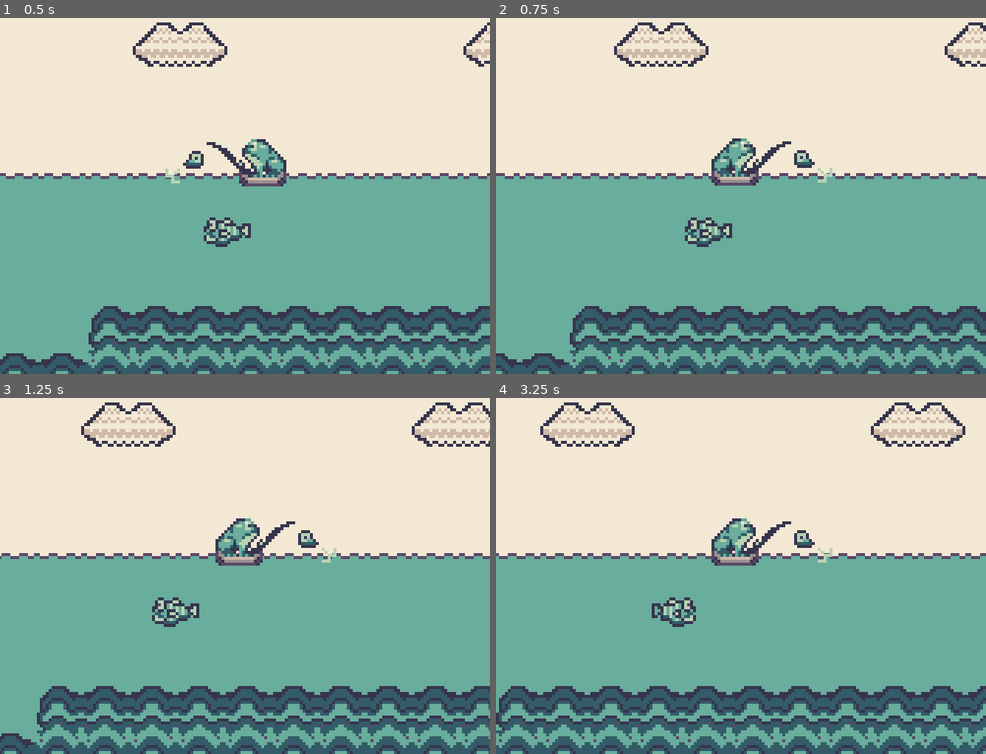
Above: before the commit, frames 1-4 (two rows, left to right).
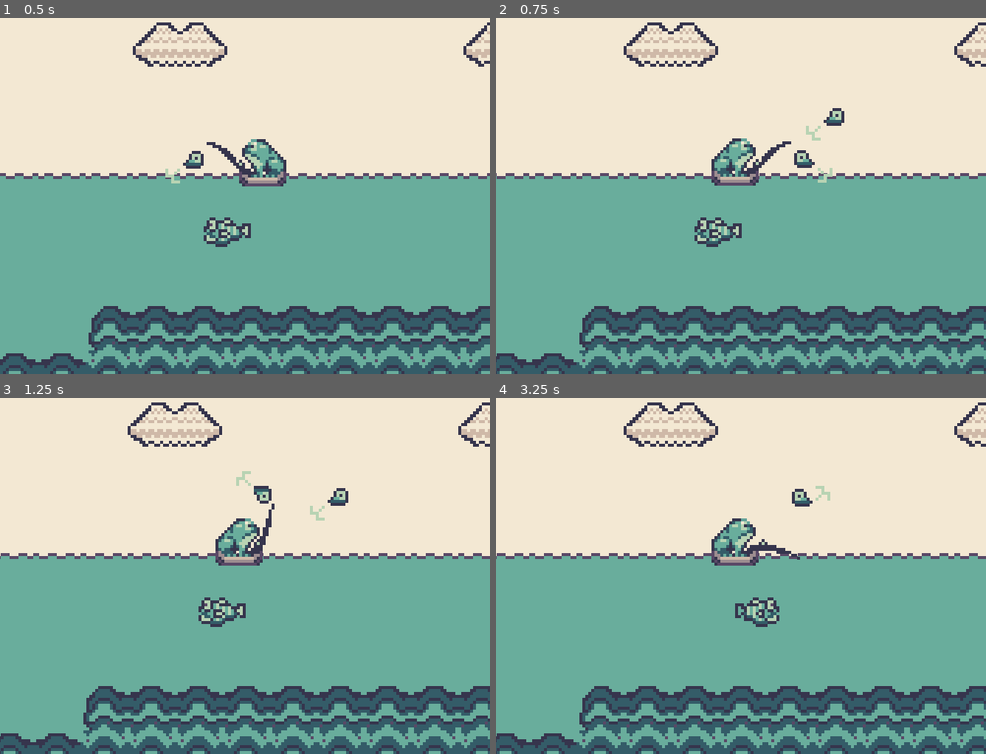
Above: after the commit, the same moments.

Repository: TaraSophieDev/Frog-Adventures-Fishing-Edition-Cancelled
Game: Godot game, scene res://Scenes/World.tscn
Two runs of this game, one before a commit and one after it. Both use one fixed random seed, a clock stepped at 60 frames per second and the inputs below.
Inputs:
- Up to frame 1 (0.5 s): no input
- Up to frame 2 (0.75 s): hold D (right) from 0.53 s (still down); tap Z (a_button) at 0.6 s
- Up to frame 3 (1.25 s): keep holding D (right)
- Up to frame 4 (3.25 s): release D (right) at 1.28 s; hold A (left) 1.28-2.03 s; tap Z (a_button) at 1.35, 2.1, 2.85 s; hold D (right) from 2.03 s (still down)

Frame 1 is identical in both runs. In frame 2, 13% of the frame differs, in the area x 0-100%, y 1-100%; in frame 3, 6.4%; in frame 4, 16%.
Error before the commit: Invalid set index 'position' (on base: 'PackedScene') with value of type 'Vector2'. (res://Player/Player.gd:69)

Commit message:
Feedback changes

Diff:
--- a/Fishes/Fish.gd
+++ b/Fishes/Fish.gd
@@ -7,55 +7,55 @@
 signal baited
 
 enum {
-	IDLE,
-	NEW_DIR,
-	MOVE,
-	BAITED
+    IDLE,
+    NEW_DIR,
+    MOVE,
+    BAITED
 }
 
 func _ready():
-	randomize()
+    randomize()
 
 var SPEED = 10
 var state = IDLE
 var dir = Vector2.RIGHT
 
 func _process(delta):
-	if rc.is_colliding():
-		state = baited()
-	match state:
-		IDLE:
-			ap.stop()
-		NEW_DIR:
-			dir = choose([Vector2.RIGHT, Vector2.LEFT])
-			state = choose([IDLE, MOVE])
-		MOVE:
-			move(delta)
-		BAITED:
-			baited()
+    if rc.is_colliding():
+        state = baited()
+    match state:
+        IDLE:
+            ap.stop()
+        NEW_DIR:
+            dir = choose([Vector2.RIGHT, Vector2.LEFT])
+            state = choose([IDLE, MOVE])
+        MOVE:
+            move(delta)
+        BAITED:
+            baited()
 
 func move(delta):
-	# Rotates raycast
-	var temp = rad2deg(atan2(-dir.y, -dir.x))
-	rc.rotation_degrees = temp
+    # Rotates raycast
+    var temp = rad2deg(atan2(-dir.y, -dir.x))
+    rc.rotation_degrees = temp
 
-	ap.play("Swim")
-	position += dir * SPEED * delta
-	if dir.x == 1:
-		sprite.flip_h = true
-	elif dir.x == -1:
-		sprite.flip_h = false
+    ap.play("Swim")
+    position += dir * SPEED * delta
+    if dir.x == 1:
+        sprite.flip_h = true
+    elif dir.x == -1:
+        sprite.flip_h = false
 
 func choose(array):
-	array.shuffle()
-	return array.front()
+    array.shuffle()
+    return array.front()
 
 func baited():
-	ap.play("Chase")
-	emit_signal("baited")
-	print("baited")
+    ap.play("Chase")
+    emit_signal("baited")
+    print("baited")
 
 func _on_Timer_timeout():
-	$Timer.wait_time = choose([1, 1.5, 2])
-	print("Timer wait time: ", $Timer.wait_time)
-	state = choose([IDLE, NEW_DIR, MOVE])
+    $Timer.wait_time = choose([1, 1.5, 2])
+    print("Timer wait time: ", $Timer.wait_time)
+    state = choose([IDLE, NEW_DIR, MOVE])
--- a/Misc/BaitEntity.gd
+++ b/Misc/BaitEntity.gd
@@ -1,7 +1,7 @@
 extends RigidBody2D
 
 
-onready var player = get_tree().get_nodes_in_group("player")
+onready var player = get_tree().get_nodes_in_group("player")[0]
 onready var aP = $AnimationPlayer
 
 #var frogSprite = player.get_node("Player/FrogSprite")
@@ -13,67 +13,67 @@
 
 
 enum {
-	IDLE,
-	MOVING,
-	BAITED,
-	CATCHING
+    IDLE,
+    MOVING,
+    BAITED,
+    CATCHING
 }
 
 var state = IDLE
 
 func _physics_process(delta):
-	match state:
-		IDLE:
-			sleeping = true
-		MOVING:
-			#$Camera2D.current = true
-			sleeping = false
-			move(delta)
-			#motion.y += gravity
-		BAITED:
-			baited()
-		CATCHING:
-			catching()
+    match state:
+        IDLE:
+            sleeping = true
+        MOVING:
+            #$Camera2D.current = true
+            sleeping = false
+            move(delta)
+            #motion.y += gravity
+        BAITED:
+            baited()
+        CATCHING:
+            catching()
 
 
-	#motion = move_and_slide(motion)
+    #motion = move_and_slide(motion)
 
 func move(delta):
-	if Input.is_action_just_pressed("a_button"):
-		#check if x coords is smaller than the frog x coords and otherwise
-		print("player pos: ", player.position.x, " Bait Pos: ", global_position.x)
-		if global_position.x > player.position.x - 1:
-			apply_impulse(Vector2(0,0), Vector2(-speed, 0))
-			$Sprite.flip_h = true
-		if global_position.x < player.position.x + 1:
-			apply_impulse(Vector2(0,0), Vector2(speed, 0))
-			$Sprite.flip_h = false
-		apply_central_impulse(Vector2.UP * jump_force)
-		yield(get_tree().create_timer(0.25), "timeout")
+    if Input.is_action_just_pressed("a_button"):
+        #check if x coords is smaller than the frog x coords and otherwise
+        print("player pos: ", player.position.x, " Bait Pos: ", global_position.x)
+        if global_position.x > player.position.x - 1:
+            apply_impulse(Vector2(0,0), Vector2(-speed, 0))
+            $Sprite.flip_h = true
+        if global_position.x < player.position.x + 1:
+            apply_impulse(Vector2(0,0), Vector2(speed, 0))
+            $Sprite.flip_h = false
+        apply_central_impulse(Vector2.UP * jump_force)
 
-	#sets sprite to y velocity
-	if get_linear_velocity().y < 0.1:
-		$Sprite.frame = 0
-	elif get_linear_velocity().y > 0.1:
-		$Sprite.frame = 1
-	elif get_linear_velocity().y == 0:
-		$Sprite.frame = 1
+    #sets sprite to y velocity
+    if get_linear_velocity().y < 0.1:
+        $Sprite.frame = 0
+    elif get_linear_velocity().y > 0.1:
+        $Sprite.frame = 1
+    elif get_linear_velocity().y == 0:
+        $Sprite.frame = 1
 
 
 
 
 func baited():
-	pass
+    pass
 
 func catching():
-	pass
+    pass
 
 
 
 func _ready():
-	pass
+    pass
 
 
 func _on_bait_activation():
-	yield(get_tree().create_timer(1.05), "timeout")
-	state = MOVING
+    yield(get_tree().create_timer(1.05), "timeout")
+    $CollisionShape2D.disabled = false
+    state = MOVING
--- a/Misc/BaitEntity.tscn
+++ b/Misc/BaitEntity.tscn
@@ -48,6 +48,7 @@
 [node name="CollisionShape2D" type="CollisionShape2D" parent="."]
 position = Vector2( 0, -2 )
 shape = SubResource( 1 )
+disabled = true
 
 [node name="Sprite" type="Sprite" parent="."]
 texture = ExtResource( 1 )
--- a/Player/Player.gd
+++ b/Player/Player.gd
@@ -9,17 +9,17 @@
 #onready var baitSpawnRight = $BaitSpawnRight
 
 #onready var bait = get_node("BaitEntity")
-onready var bait_instance = preload("res://Misc/BaitEntity.tscn")
-#var bait_instance = bait.instance()
+onready var bait_scene = preload("res://Misc/BaitEntity.tscn")
+var bait_instance = null
 
 signal bait_activation
 
 
 enum {
-	MOVING,
-	THROWING,
-	FISHING,
-	CATCHING
+    MOVING,
+    THROWING,
+    FISHING,
+    CATCHING
 }
 var speed = 25
 
@@ -28,84 +28,86 @@
 
 
 func _ready():
-	swimP.play("swimming")
-	pass
+    swimP.play("swimming")
+    pass
 
 func _process(delta):
-	match state:
-		MOVING:
-			move()
-			#bait.sleeping = true
-		THROWING:
-			playThrowingAnim(delta)
-		FISHING:
-			emit_signal("bait_activation")
-		CATCHING:
-			pass
+    match state:
+        MOVING:
+            move()
+        THROWING:
+            pass
+        FISHING:
+            pass
+        CATCHING:
+            pass
 
-	if frogSprite.flip_h == true:
-		baitSpawn.position = Vector2(20, -5)
-	else:
-		baitSpawn.position = Vector2(-20, -5)
+    if frogSprite.flip_h == true:
+        baitSpawn.position = Vector2(25, -5)
+    else:
+        baitSpawn.position = Vector2(-20, -5)
 
-	motion = move_and_slide(motion)
+    motion = move_and_slide(motion)
+
+
+func _physics_process(delta):
+    if Input.is_action_just_pressed("a_button") and state == MOVING:
+        playThrowingAnim(delta)
+        motion.x = 0
+        state = THROWING
+
 
 func move():
-	#bait.visible = false
-	frogSprite.frame = 0
-	#Movement
-	if Input.is_action_pressed("right"):
-		motion.x = speed
-		frogSprite.flip_h = true
-	elif Input.is_action_pressed("left"):
-		motion.x = -speed
-		frogSprite.flip_h = false
-	else:
-		motion.x = 0
-
-	if Input.is_action_just_pressed("a_button"):
-		#sets bait position
-		if frogSprite.flip_h == true:
-			bait_instance.position = baitSpawn.position
-		elif frogSprite.flip_h == false:
-			bait_instance.position = baitSpawn.position
-
-		motion.x = 0
-		state = THROWING
-
-
+    #bait.visible = false
+    frogSprite.frame = 0
+    #Movement
+    if Input.is_action_pressed("right"):
+        motion.x = speed
+        frogSprite.flip_h = true
+    elif Input.is_action_pressed("left"):
+        motion.x = -speed
+        frogSprite.flip_h = false
+    else:
+        motion.x = 0
 
 
 func playThrowingAnim(delta):
-	swingP.play("swing")
-	spawnBait(delta)
-	state = FISHING
+    state = THROWING
+    swingP.play("swing")
+    spawnBait(delta)
+
 
 func spawnBait(delta):
-	bait_instance = null
-	add_child(bait_instance)
-	#var bait_instance = bait.instance()
-	yield(get_tree().create_timer(1.10), "timeout")
-	bait_instance.show()
-	bait_instance.sleeping = true
-	if frogSprite.flip_h == false:
-		bait_instance.get_node("Sprite").flip_h = true
-		#bait.global_position = baitSpawnLeft.get_global_position()
-		bait_instance.sleeping = false
-		bait_instance.apply_impulse(Vector2(0, 0), Vector2(-100, 0))
-		state = FISHING
-	if frogSprite.flip_h == true:
-		bait_instance.get_node("Sprite").flip_h = false
-		#bait.global_position = baitSpawnRight.get_global_position()
-		bait_instance.sleeping = false
-		bait_instance.apply_impulse(Vector2(0, 0), Vector2(100, 0))
-		state = FISHING
-	#get_tree().get_root().add_child(bait_instance)
+    if is_instance_valid(bait_instance):
+        bait_instance.queue_free()
+    bait_instance = bait_scene.instance()
+    if frogSprite.flip_h == true:
+        bait_instance.position = baitSpawn.position
+    elif frogSprite.flip_h == false:
+        bait_instance.position = baitSpawn.position
+    add_child(bait_instance)
+    yield(get_tree().create_timer(1.10), "timeout")
+    bait_instance.show()
+    bait_instance.sleeping = true
+    if frogSprite.flip_h == false:
+        bait_instance.get_node("Sprite").flip_h = true
+        #bait.global_position = baitSpawnLeft.get_global_position()
+        bait_instance.sleeping = false
+        bait_instance.apply_impulse(Vector2(0, 0), Vector2(-100, 0))
+        state = FISHING
+    if frogSprite.flip_h == true:
+        bait_instance.get_node("Sprite").flip_h = false
+        #bait.global_position = baitSpawnRight.get_global_position()
+        bait_instance.sleeping = false
+        bait_instance.apply_impulse(Vector2(0, 0), Vector2(100, 0))
+        state = FISHING
+    bait_instance._on_bait_activation()
+    #get_tree().get_root().add_child(bait_instance)
 
 
 
 
 func _on_Area2D_body_entered(body):
-	if body.is_in_group("bait"):
-		bait_instance.queue_free()
-		state = MOVING
+    if body.is_in_group("bait") and is_instance_valid(bait_instance) and state == FISHING:
+        bait_instance.queue_free()
+        state = MOVING
Not shown, added: .gitignore
Not shown, changed: FROG.exe
Not shown, changed: FROG.zip
